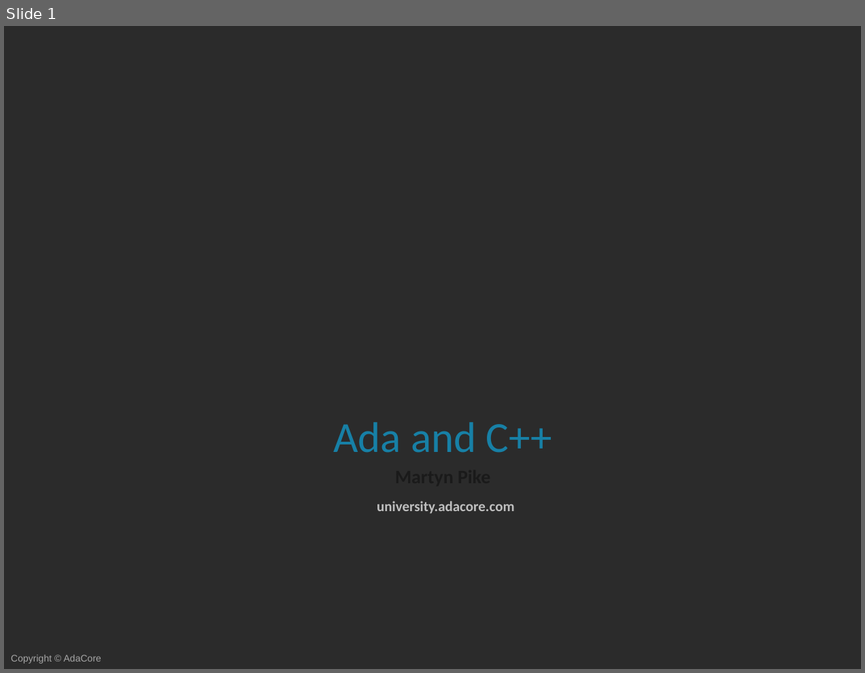
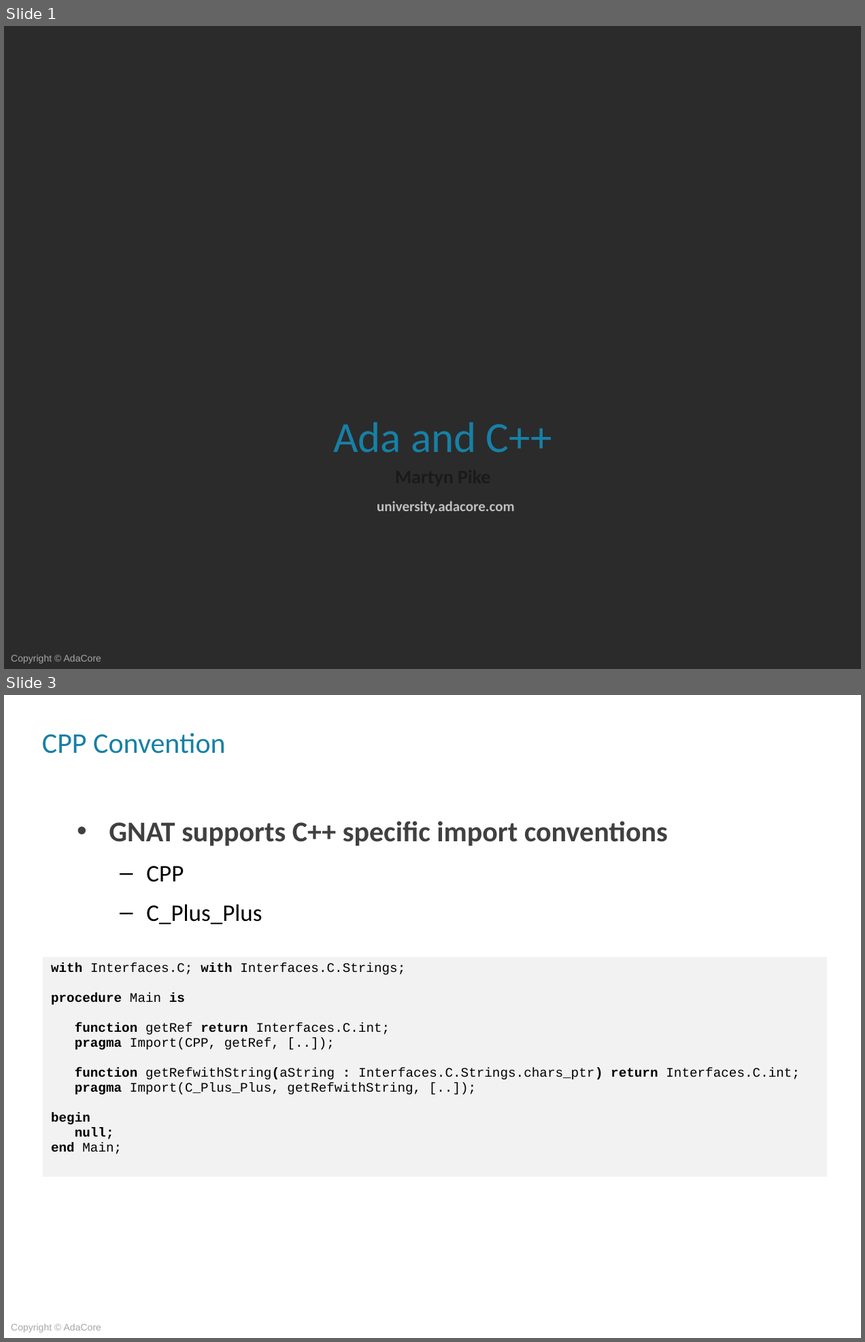
Before and after one commit to AdaCoreU/Courses, a slide deck: lectures/04_Mixed_Language_Programming_In_Ada/03_Ada_and_C++/Slides/03_Ada_and_C++.pptx. Shown one above the other, each under a label of ours: slide 1 before the commit, slides 1 and 3 after it; the slides between them are not shown. The pictures are 865x673 and 865x1342 pixels, drawn with LibreOffice and Linux fonts; fonts in the diff are those of the drawing; background and template pictures are left out; a plain dark background stands for a picture behind light text. Boxes give left, top, right and bottom in pixels: in the first picture for what was removed or moved away, otherwise in the second. Text is boxed around its words. In the diff, an @@ line names an element or a change of style, - is before the commit and + after.

```diff
--- a/lectures/04_Mixed_Language_Programming_In_Ada/03_Ada_and_C++/Slides/03_Ada_and_C++.pptx
+++ b/lectures/04_Mixed_Language_Programming_In_Ada/03_Ada_and_C++/Slides/03_Ada_and_C++.pptx
@@ slide 3 added at (4, 695, 861, 1338), background picture (left out); not listed: 1 template element that a slide beside it also shows @@
@@ title added at (42, 733, 226, 753), 24 pt, text #1780A6 @@
+CPP Convention
@@ text added at (109, 821, 668, 924), 24 pt, text #404040, bold @@
+• GNAT supports C++ specific import conventions
+  – CPP
+  – C_Plus_Plus
@@ table added at (43, 956, 827, 1176), 1 rows, 1 columns @@
+with Interfaces.C; with Interfaces.C.Strings; / procedure Main is / function getRef return Interfaces.C.int; / pragma Import(CPP, getRef, [..]); / function getRefwithString(aString : Interfaces.C.Strings.chars_ptr) return Interfaces.C.int; / pragma Import(C_Plus_Plus, getRefwithString, [..]); / begin / null; / end Main;
```
Also in this commit, not shown: 6 slides changed, 26 other slides added, 4 slides removed.
